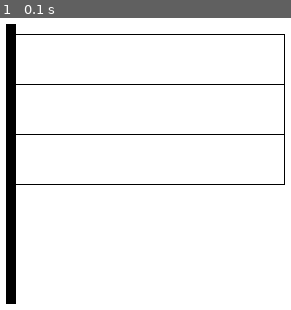
Above: before the commit, frame 1.
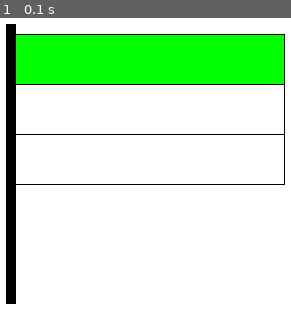
Above: after the commit, the same moment.

Repository: hypergraphman/git_test_pygame
Game: pygame game, started from Git/flag.py
The game is run twice, just before and just after one commit, with the same random seed, the same clock (stepped at 60 frames per second) and the same inputs.
Inputs:
- Up to frame 1 (0.1 s): no input

The runs differ from the first frame. In frame 1, 15% of the frame differs, in the area x 5-98%, y 5-23%.

Commit message:
верхняя полоска зеленого цвета

Diff:
--- a/Git/flag.py
+++ b/Git/flag.py
@@ -19,6 +19,7 @@
 draw_rect((19, 20), (270, 51), 'Black', 1)
 draw_rect((19, 70), (270, 51), 'Black', 1)
 draw_rect((19, 120), (270, 51), 'Black', 1)
+draw_rect((20, 21), (268, 49), 'Green', 0)
 
 
 while pygame.event.wait().type != pygame.QUIT:
